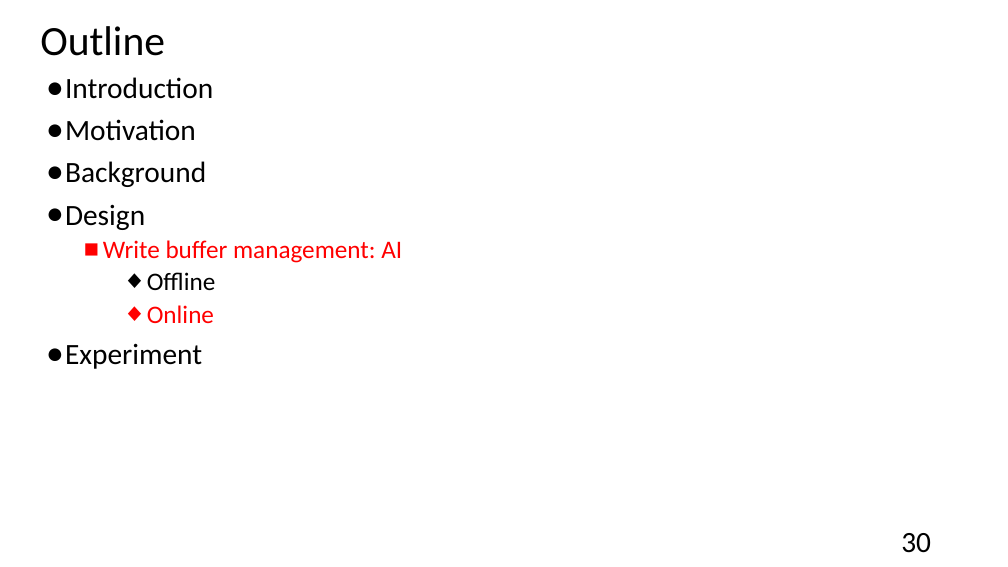
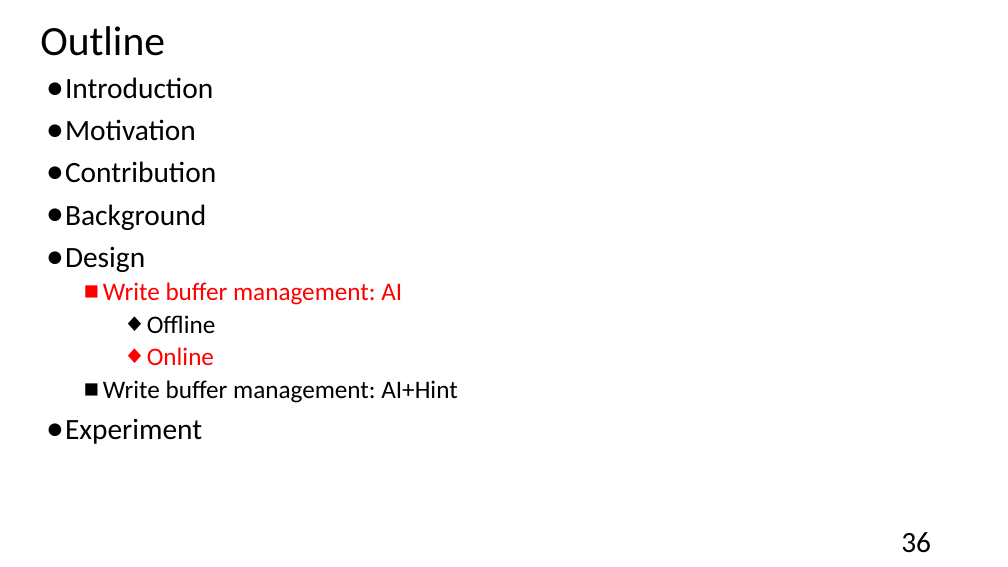
Before and after one commit to andrew841018/disksim_github, a slide deck: slide 36 of 論文相關/my paper.pptx (slide 30 before the commit). Drawn at 1008x567 pixels with LibreOffice and Linux fonts; fonts in the diff are those of the drawing. Boxes give left, top, right and bottom in pixels: in the first picture for what was removed or moved away, otherwise in the second. Text is boxed around its words. In the diff, an @@ line names an element or a change of style, - is before the commit and + after.

```diff
--- a/論文相關/my paper.pptx
+++ b/論文相關/my paper.pptx
@@ text at [65, 161, 216, 183]: paragraph added @@
+● Contribution
@@ text at [103, 380, 457, 403]: paragraph added @@
+  ■ Write buffer management: AI+Hint
@@ page number at [901, 532, 931, 553]: text changed @@
-30
+36
```
Also in this commit, not shown: 28 other slides changed, 18 slides added, 9 slides removed, 16 other files.
